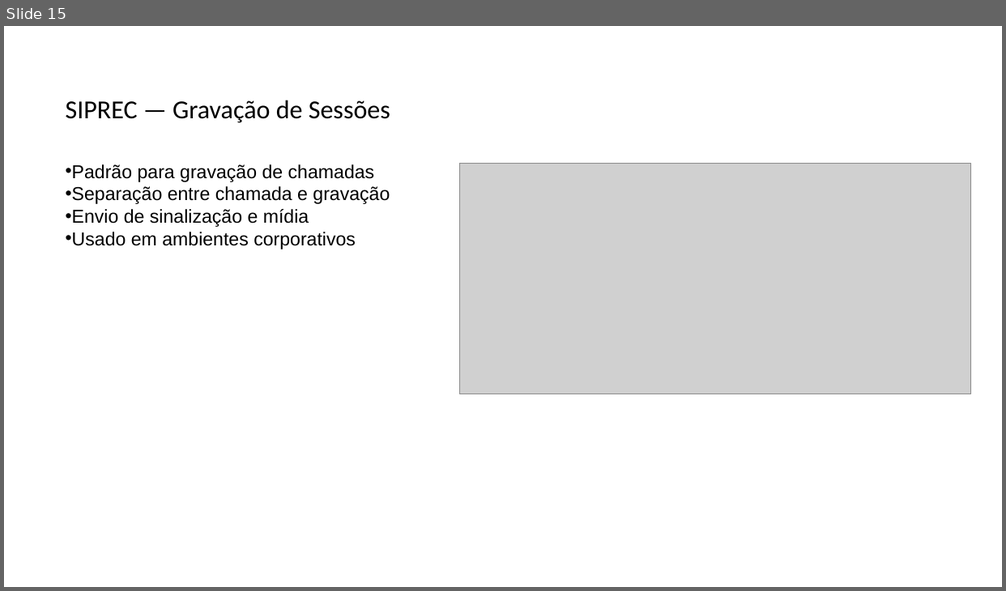
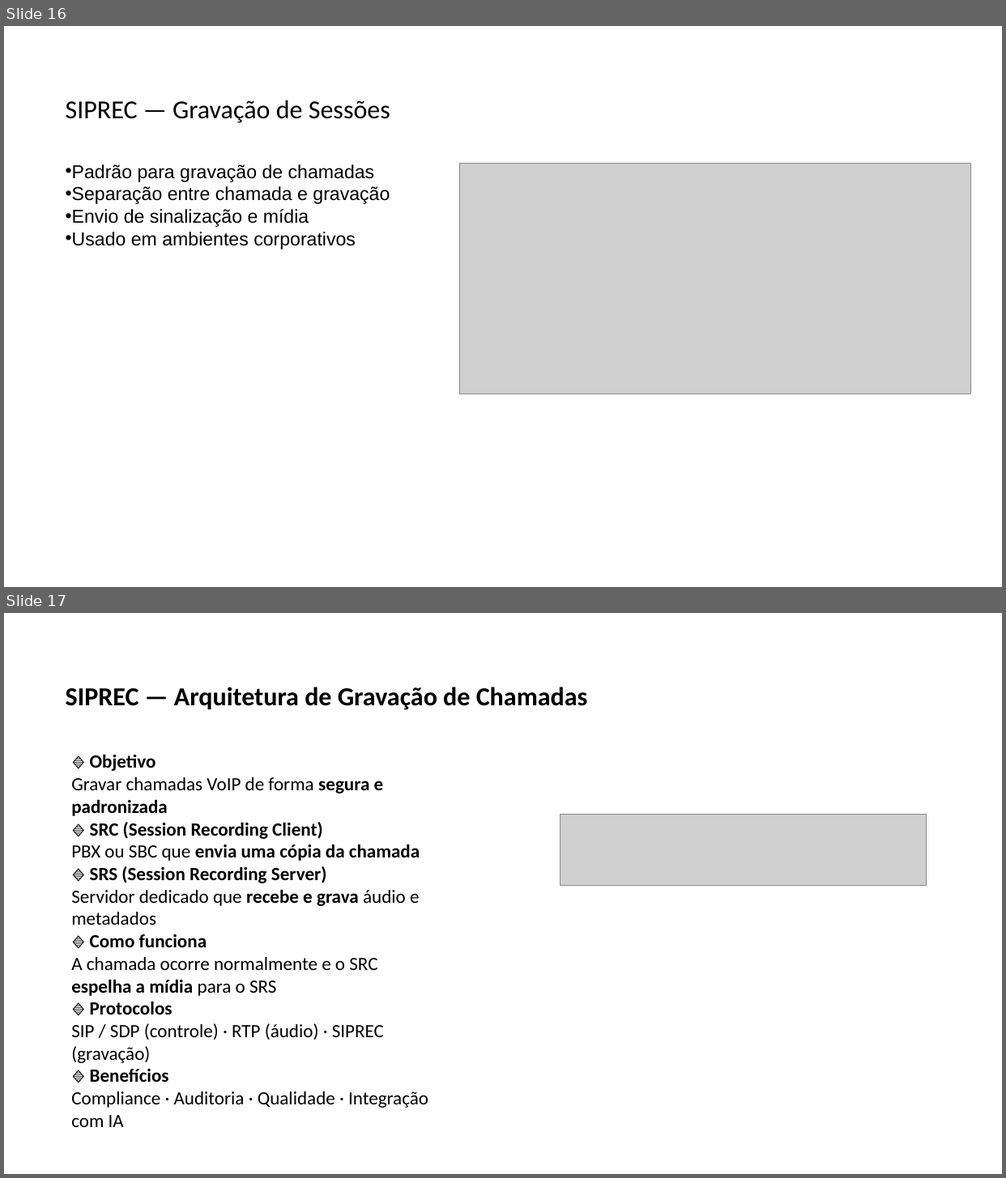
Before and after one commit to maiconrogerrosario/siprec_server, a slide deck: Arquitetura de Telefonia.pptx. Shown one above the other, each under a label of ours: slide 15 before the commit, slides 16 and 17 after it. The pictures are 1006x591 and 1006x1178 pixels, drawn with LibreOffice and Linux fonts; fonts in the diff are those of the drawing; grey boxes stand for pictures. Boxes give left, top, right and bottom in pixels: in the first picture for what was removed or moved away, otherwise in the second. Text is boxed around its words. In the diff, an @@ line names an element or a change of style, - is before the commit and + after.

```diff
--- a/Arquitetura de Telefonia.pptx
+++ b/Arquitetura de Telefonia.pptx
@@ slide 17 added at (4,613,1002,1174), background #FFFFFF @@
@@ text added at (66,687,588,710), 25 pt, text #000000, bold @@
+SIPREC — Arquitetura de Gravação de Chamadas
@@ text added at (71,754,428,1127), 18 pt, text #000000 @@
+🔹 Objetivo
+Gravar chamadas VoIP de forma segura e padronizada
+🔹 SRC (Session Recording Client)
+PBX ou SBC que envia uma cópia da chamada
+🔹 SRS (Session Recording Server)
+Servidor dedicado que recebe e grava áudio e metadados
+🔹 Como funciona
+A chamada ocorre normalmente e o SRC espelha a mídia para o SRS
+🔹 Protocolos
+SIP / SDP (controle) · RTP (áudio) · SIPREC (gravação)
+🔹 Benefícios
+Compliance · Auditoria · Qualidade · Integração com IA
@@ picture added at (560,815,927,885) @@
@@ what was slide 15 is now slide 16 @@
```
Also in this commit, not shown: 2 slides changed, 4 other slides added, 1 slide removed.
